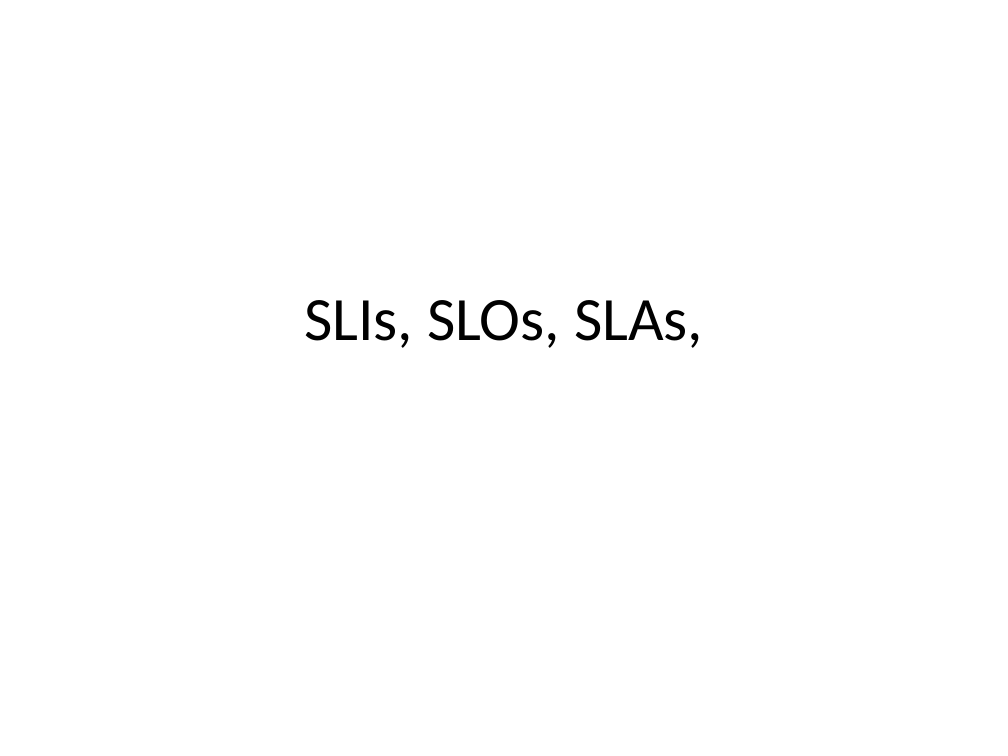
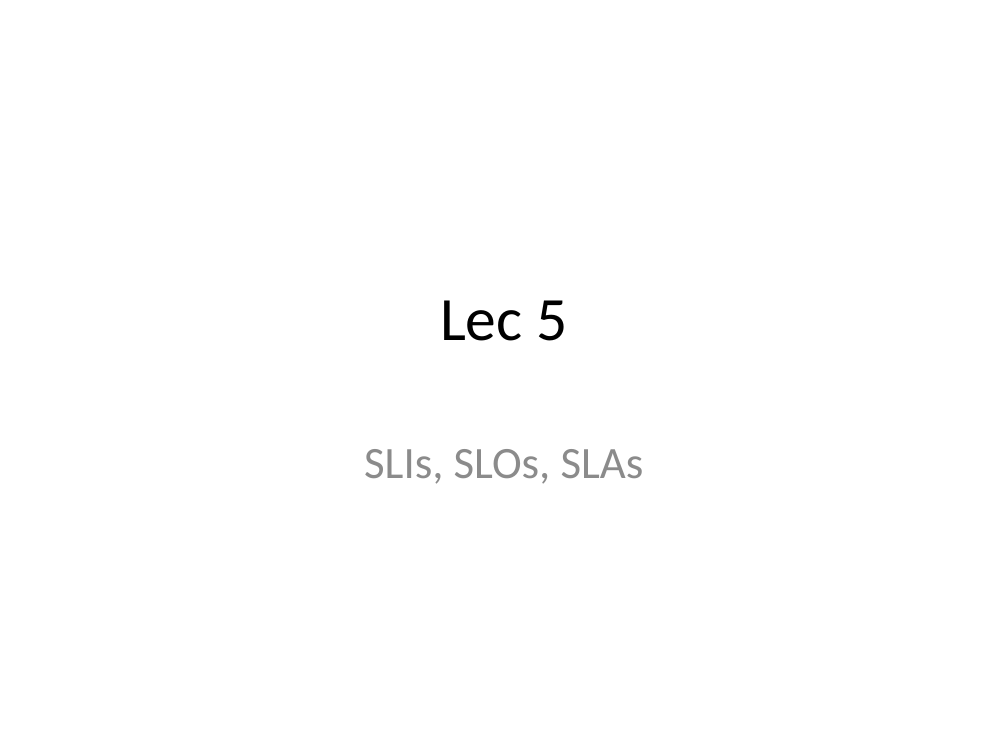
Before and after one commit to myamin66/parallel-distributed-computing-fall-2022, a slide deck: slide 1 of ppts/lec 5.pptx. Drawn at 1008x756 pixels with LibreOffice and Linux fonts; fonts in the diff are those of the drawing. Boxes give left, top, right and bottom in pixels: in the first picture for what was removed or moved away, otherwise in the second. Text is boxed around its words. In the diff, an @@ line names an element or a change of style, - is before the commit and + after.

```diff
--- a/ppts/lec 5.pptx
+++ b/ppts/lec 5.pptx
@@ title at (440, 300, 567, 341): text changed @@
-SLIs, SLOs, SLAs,
+Lec 5
@@ subtitle added at (364, 449, 644, 484), 32 pt, text #8C8C8C @@
+SLIs, SLOs, SLAs
```
Also in this commit, not shown: 7 other files.
